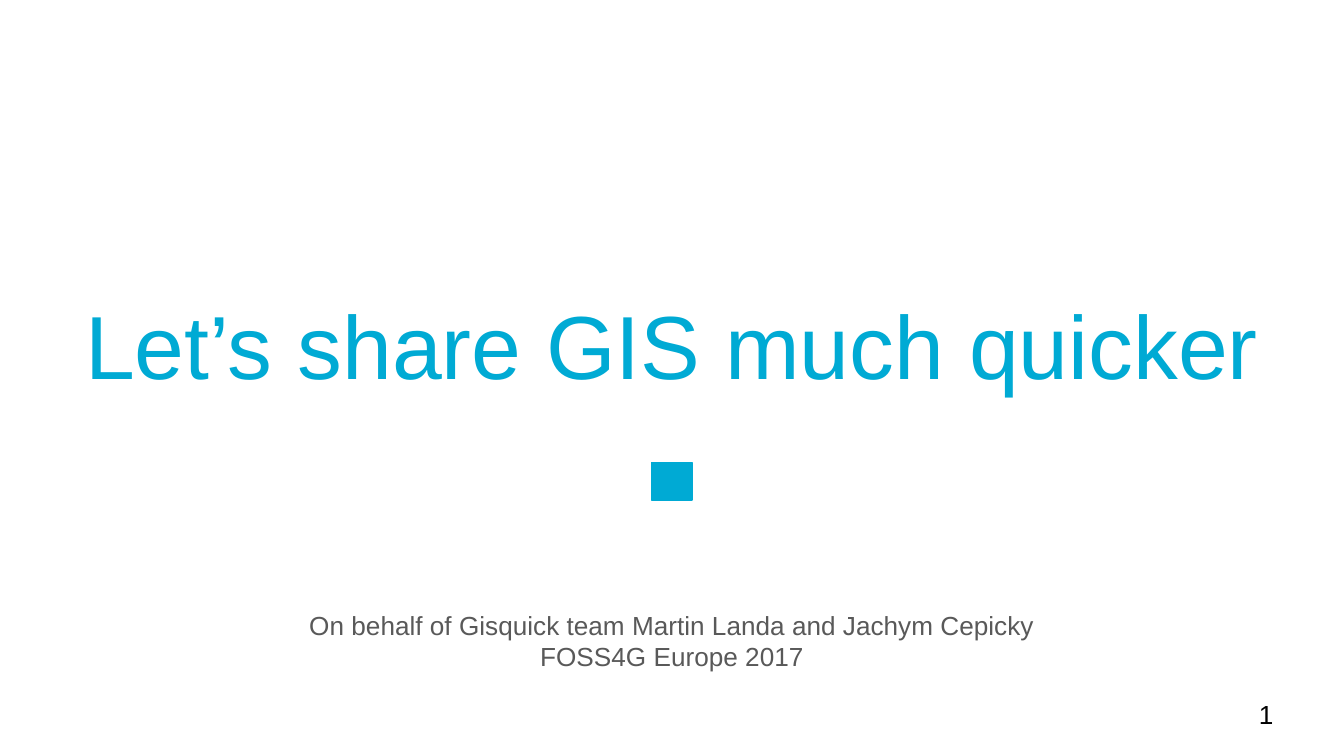
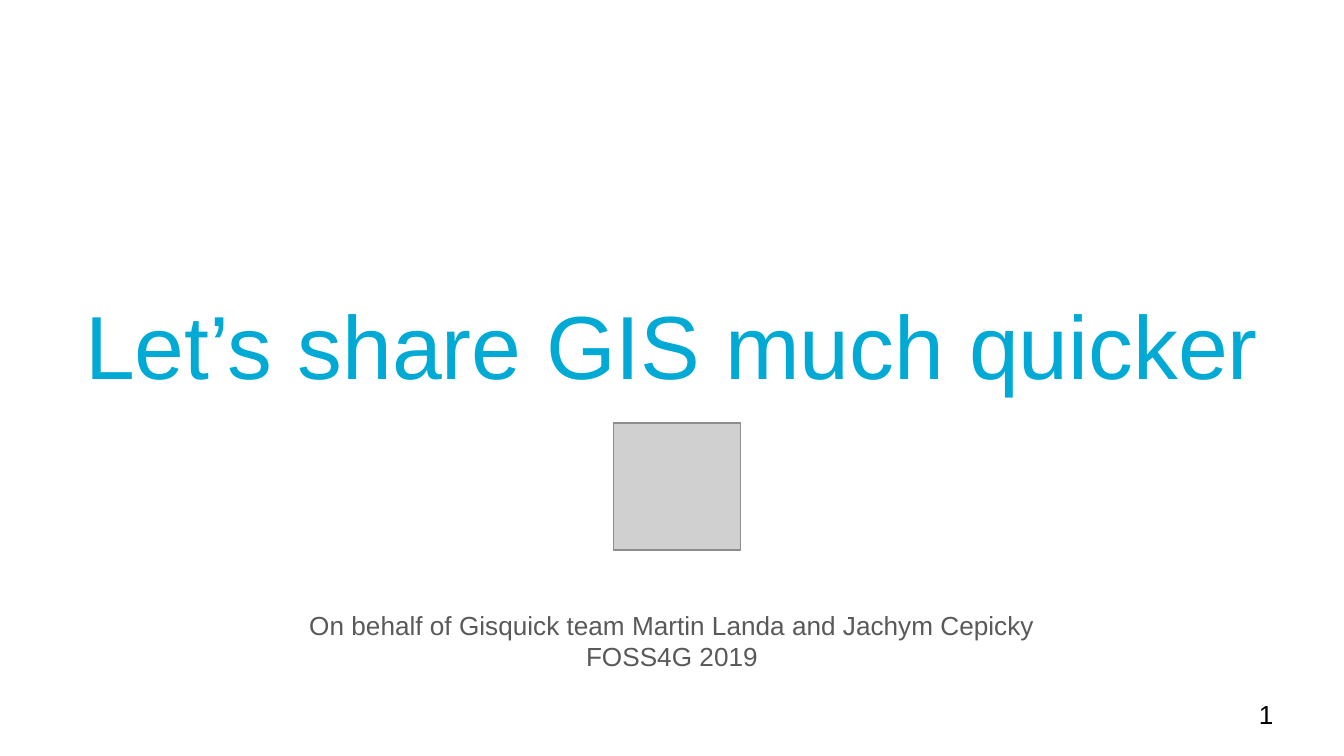
Before and after one commit to gisquick/gisquick-doc, a slide deck: slide 1 of presentations/lets-share-gis-much-quicker.odp. Drawn at 1344x756 pixels with LibreOffice and Linux fonts; fonts in the diff are those of the drawing; grey boxes stand for pictures. Boxes give left, top, right and bottom in pixels: in the first picture for what was removed or moved away, otherwise in the second. Text is boxed around its words. In the diff, an @@ line names an element or a change of style, - is before the commit and + after.

```diff
--- a/presentations/lets-share-gis-much-quicker.odp
+++ b/presentations/lets-share-gis-much-quicker.odp
@@ picture added at (x1=614, y1=423, x2=741, y2=550) @@
@@ rectangle removed at (x1=652, y1=462, x2=692, y2=500) @@
@@ subtitle at (x1=586, y1=648, x2=757, y2=666): text changed @@
-FOSS4G Europe 2017
+FOSS4G 2019
```
Also in this commit, not shown: 7 other slides changed, 7 slides added.
